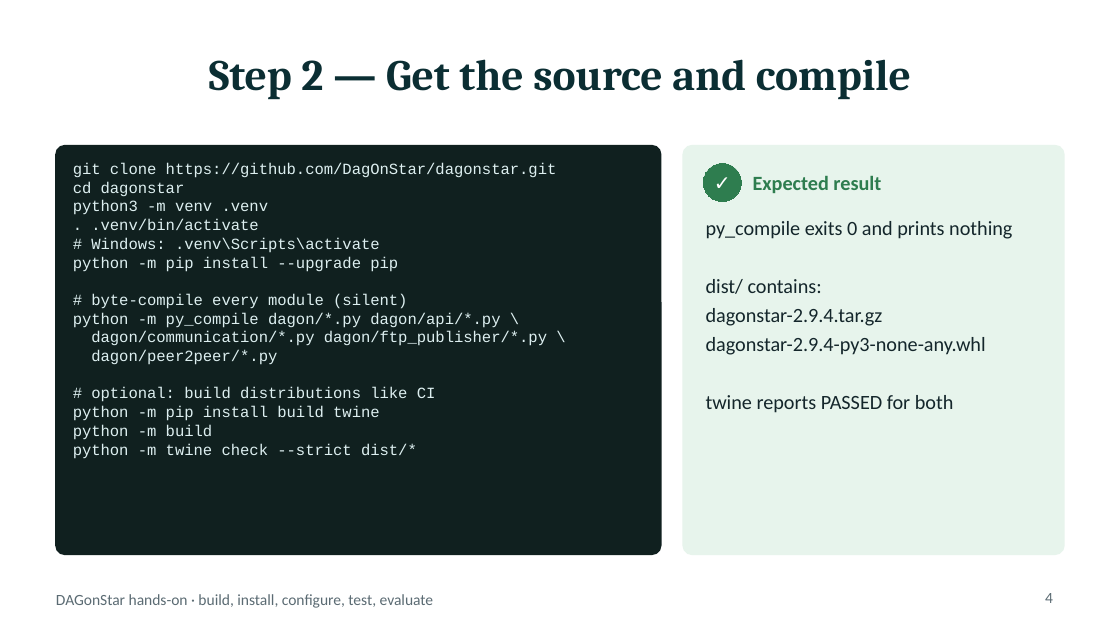
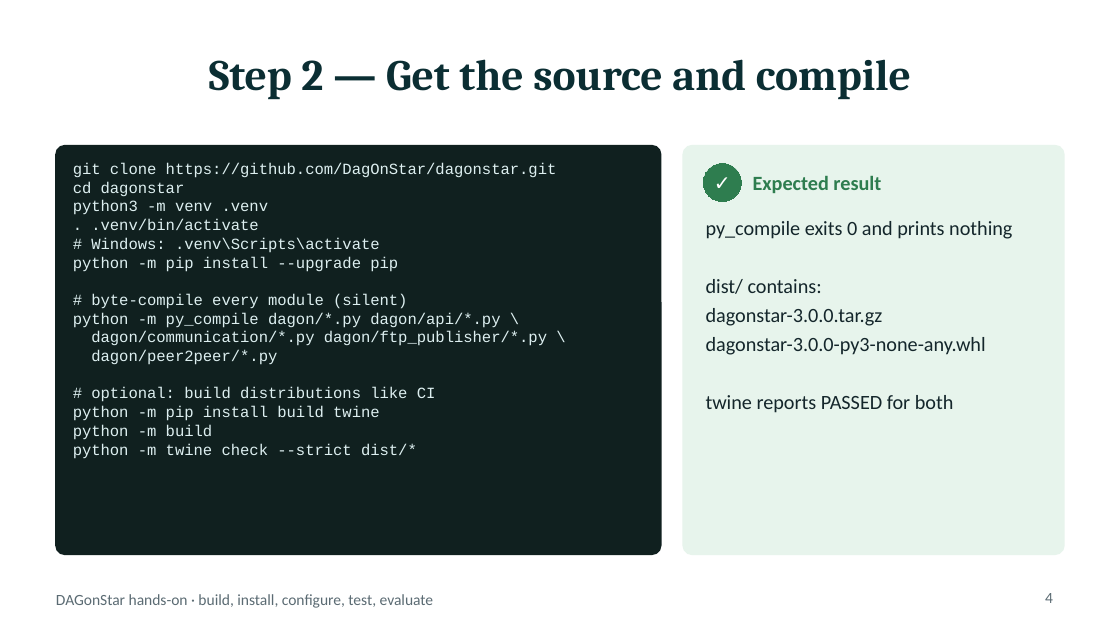
Before and after one commit to DagOnStar/dagonstar, a slide deck: slide 4 of docs/presentations/dagonstar_tutorial.pptx. Drawn at 1120x630 pixels with LibreOffice and Linux fonts; fonts in the diff are those of the drawing. Boxes give left, top, right and bottom in pixels: in the first picture for what was removed or moved away, otherwise in the second. Text is boxed around its words. In the diff, an @@ line names an element or a change of style, - is before the commit and + after.

```diff
--- a/docs/presentations/dagonstar_tutorial.pptx
+++ b/docs/presentations/dagonstar_tutorial.pptx
@@ text at (x1=706, y1=308, x2=986, y2=355): text changed @@
-dagonstar-2.9.4.tar.gz
-dagonstar-2.9.4-py3-none-any.whl
+dagonstar-3.0.0.tar.gz
+dagonstar-3.0.0-py3-none-any.whl
```
Also in this commit, not shown: 7 other slides changed, 6 other files.
